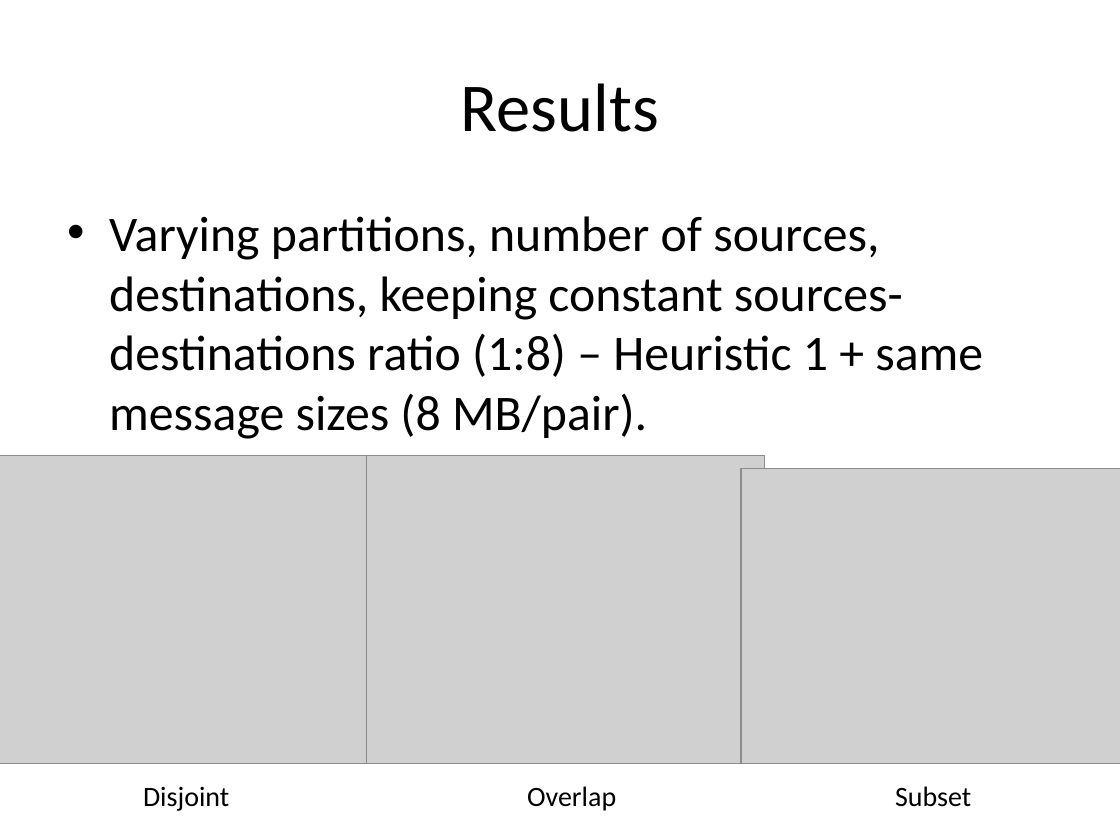
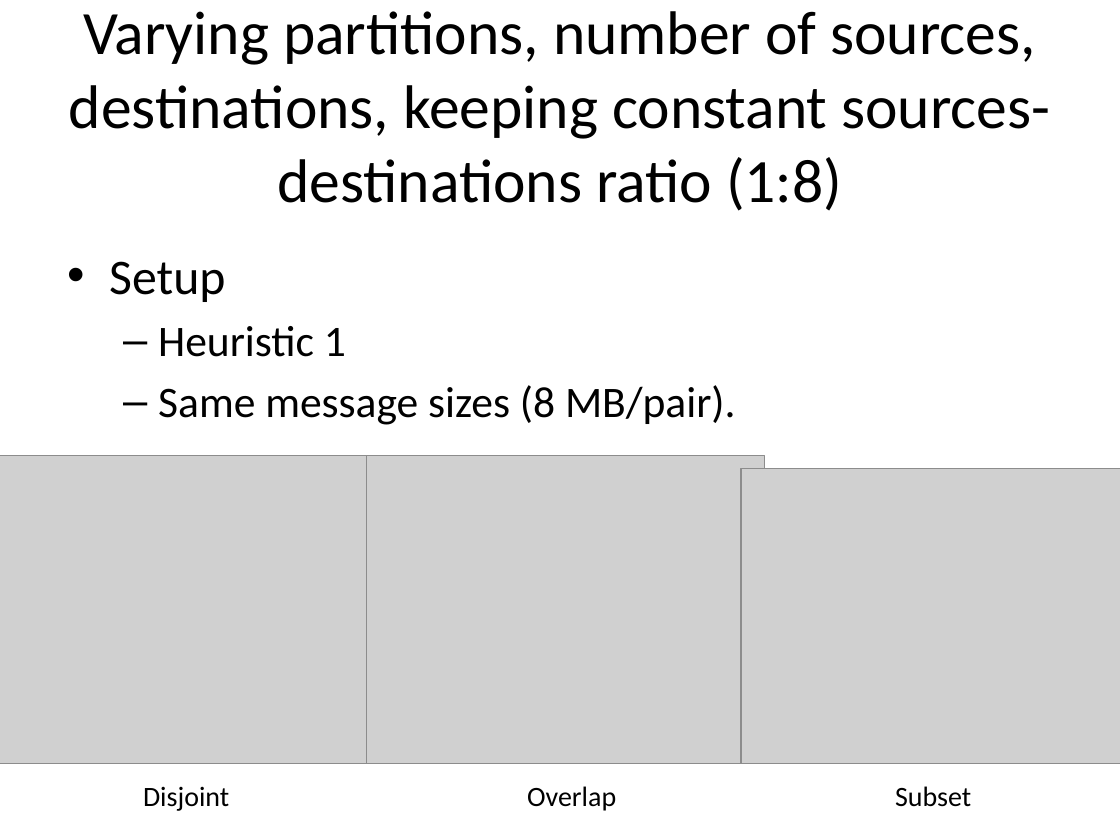
Before and after one commit to huyba/optiq, a slide deck: slide 7 of docs/Meeting_June_19.pptx (slide 6 before the commit). Drawn at 1120x840 pixels with LibreOffice and Linux fonts; fonts in the diff are those of the drawing; grey boxes stand for pictures. Boxes give left, top, right and bottom in pixels: in the first picture for what was removed or moved away, otherwise in the second. Text is boxed around its words. In the diff, an @@ line names an element or a change of style, - is before the commit and + after.

```diff
--- a/docs/Meeting_June_19.pptx
+++ b/docs/Meeting_June_19.pptx
@@ title at [69, 11, 1050, 211]: text changed; size 44 to 39.6 pt @@
-Results
+Varying partitions, number of sources, destinations, keeping constant sources-destinations ratio (1:8)
@@ text at [109, 261, 736, 425]: text changed; size 32 to 28 pt @@
-• Varying partitions, number of sources, destinations, keeping constant sources-destinations ratio (1:8) – Heuristic 1 + same message sizes (8 MB/pair).
+• Setup
+  – Heuristic 1
+  – Same message sizes (8 MB/pair).
```
Also in this commit, not shown: 4 other slides changed, 2 slides added, 1 slide removed.
